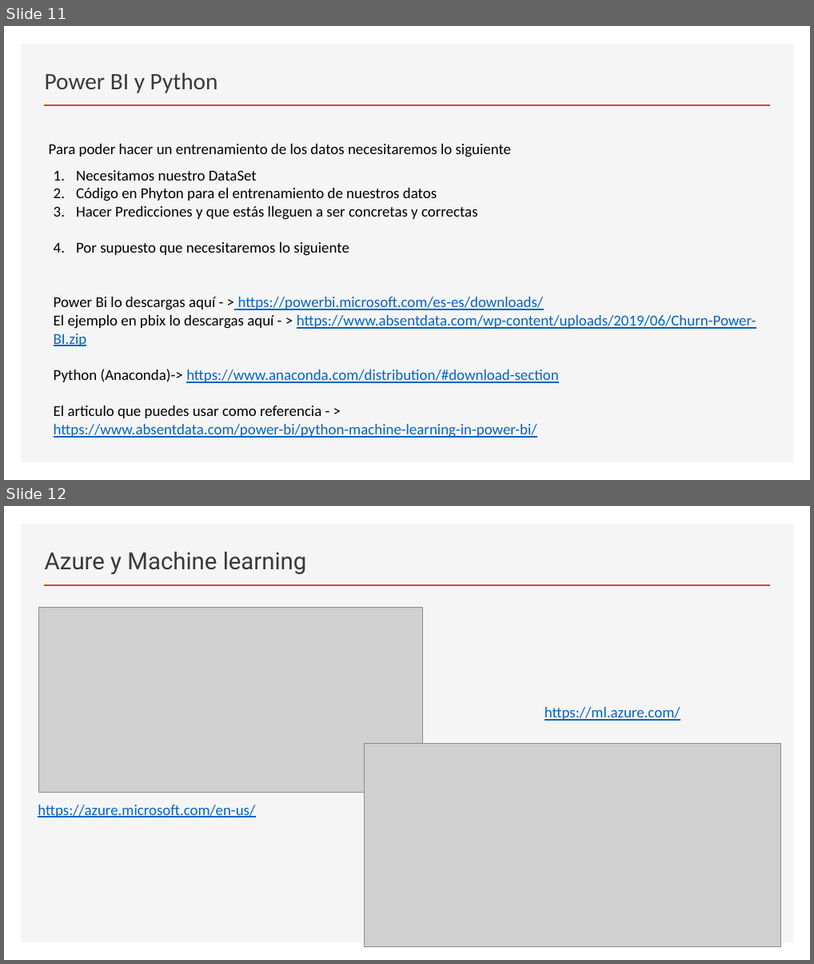
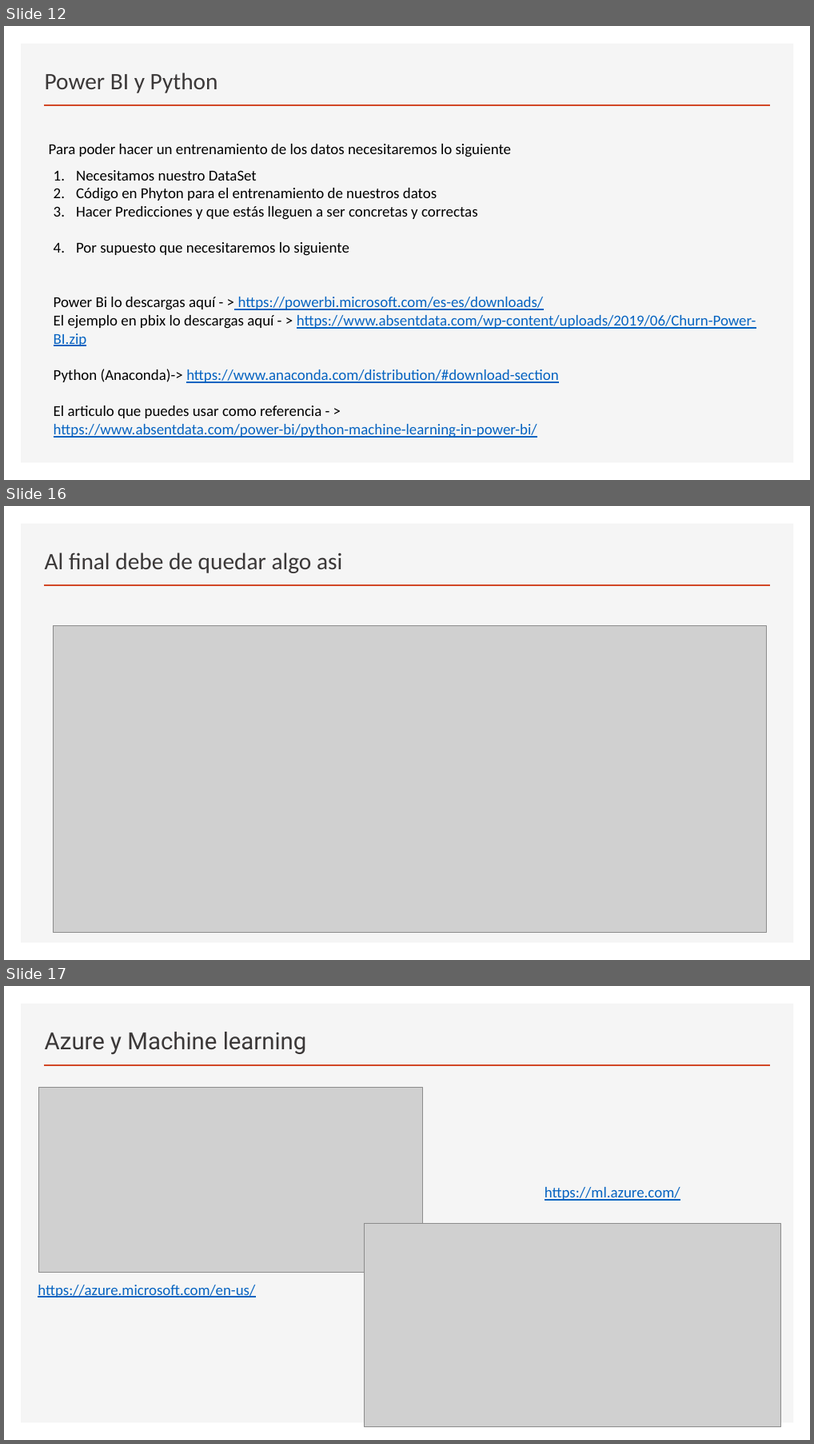
Before and after one commit to achocoza/UMV_Presentacion, a slide deck: Creando módulos de machine learning en power bi.pptx. Shown one above the other, each under a label of ours: slides 11 and 12 before the commit, slides 12, 16 and 17 after it; the slides between them are not shown. The pictures are 814x964 and 814x1444 pixels, drawn with LibreOffice and Linux fonts; fonts in the diff are those of the drawing; grey boxes stand for pictures. Boxes give left, top, right and bottom in pixels: in the first picture for what was removed or moved away, otherwise in the second. Text is boxed around its words. In the diff, an @@ line names an element or a change of style, - is before the commit and + after.

```diff
--- a/Creando módulos de machine learning en power bi.pptx
+++ b/Creando módulos de machine learning en power bi.pptx
@@ slide 16 added at [4, 506, 810, 960], background #FFFFFF; not listed: 2 template elements that a slide beside it also shows @@
@@ title added at [45, 552, 342, 573], 28 pt, text #3B3838 @@
+Al final debe de quedar algo asi
@@ picture added at [53, 626, 767, 932] @@
@@ what was slide 11 is now slide 12 @@
@@ what was slide 12 is now slide 17 @@
```
Also in this commit, not shown: 4 other slides added.
